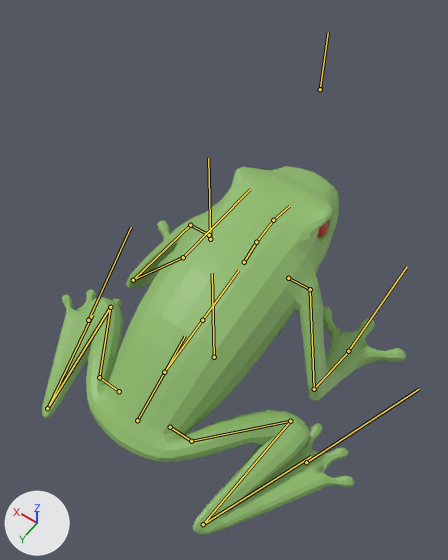
Before and after pictures for a commit that changed the glTF model packages/app/public/models/characters/Frog.glb.
One viewpoint serves both versions: a camera (50 mm lens) standing at (-1.97, 2.59, 5.42) and looking at (0.21, -0.46, 0.62). Arrows for +X, +Y and +Z are at lower left; the lights stay in place. The bones that bend it are drawn over the model as lines.

The first picture shows 'Frog'.
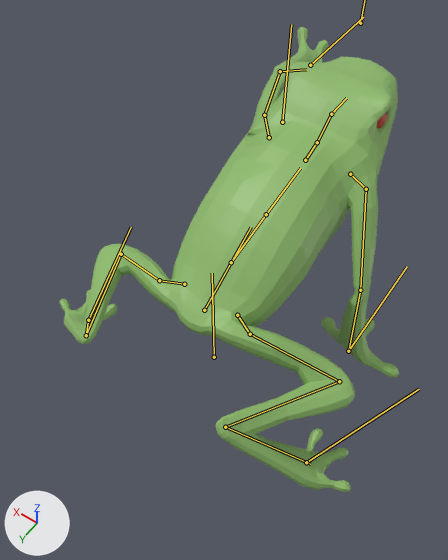
The newer file adds an action. The first version stands in its rest pose; the second is drawn at frame 11 of the action 'Frog_Attack'.

Diff of the bpy script that builds the scene:
```diff
--- a/packages/app/public/models/characters/Frog.glb.py
+++ b/packages/app/public/models/characters/Frog.glb.py
@@ bone_body @@
 bone_body = bpy.data.objects['FrogArmature'].pose.bones['Body']  # child of 'root'
-bone_body.location = (0.0, 0.0, 0.0)
+bone_body.location = (0.0, 0.5, 0.98)
@@ bone_frontleg_l @@
 bone_frontleg_l = bpy.data.objects['FrogArmature'].pose.bones['FrontLeg.L']  # child of 'Body'
-bone_frontleg_l.rotation_quaternion = (1.0, 0.0, 0.0, 0.0)  # degrees (0, 0, 0)
+bone_frontleg_l.rotation_quaternion = (0.643, -0.437, -0.628, -0.028)  # degrees (-108, -56, 68)
@@ bone_frontupleg_l @@
 bone_frontupleg_l = bpy.data.objects['FrogArmature'].pose.bones['FrontUpLeg.L']  # child of 'FrontLeg.L'
-bone_frontupleg_l.rotation_quaternion = (1.0, 0.0, 0.0, 0.0)  # degrees (0, 0, 0)
+bone_frontupleg_l.rotation_quaternion = (0.993, 0.0, 0.0, -0.121)  # degrees (0, 0, -14)
@@ bone_frontlowleg_l @@
 bone_frontlowleg_l = bpy.data.objects['FrogArmature'].pose.bones['FrontLowLeg.L']  # child of 'FrontUpLeg.L'
-bone_frontlowleg_l.rotation_quaternion = (1.0, 0.0, 0.0, 0.0)  # degrees (0, 0, 0)
+bone_frontlowleg_l.rotation_quaternion = (0.65, 0.76, 0.0, 0.0)  # degrees (99, 0, 0)
@@ bone_shoulders @@
 bone_shoulders = bpy.data.objects['FrogArmature'].pose.bones['Shoulders']  # child of 'Body'
-bone_shoulders.rotation_quaternion = (1.0, 0.0, 0.0, 0.0)  # degrees (0, 0, 0)
+bone_shoulders.rotation_quaternion = (1.0, -0.018, 0.001, 0.0)  # degrees (-2, 0, 0)
@@ bone_neck @@
 bone_neck = bpy.data.objects['FrogArmature'].pose.bones['Neck']  # child of 'Shoulders'
-bone_neck.rotation_quaternion = (1.0, 0.0, 0.0, 0.0)  # degrees (0, 0, 0)
+bone_neck.rotation_quaternion = (0.96, 0.278, 0.0, 0.0)  # degrees (32, 0, 0)
@@ bone_head @@
 bone_head = bpy.data.objects['FrogArmature'].pose.bones['Head']  # child of 'Neck'
-bone_head.rotation_quaternion = (1.0, 0.0, 0.0, 0.0)  # degrees (0, 0, 0)
+bone_head.rotation_quaternion = (0.985, -0.147, 0.0, 0.085)  # degrees (-17, 1, 10)
@@ bone_backhip_l @@
 bone_backhip_l = bpy.data.objects['FrogArmature'].pose.bones['BackHip.L']  # child of 'Body'
-bone_backhip_l.rotation_quaternion = (1.0, 0.0, 0.0, 0.0)  # degrees (0, 0, 0)
+bone_backhip_l.rotation_quaternion = (0.953, -0.238, 0.181, -0.046)  # degrees (-30, 19, -11)
@@ bone_backleg_l @@
 bone_backleg_l = bpy.data.objects['FrogArmature'].pose.bones['BackLeg.L']  # child of 'BackHip.L'
-bone_backleg_l.rotation_quaternion = (1.0, 0.0, 0.0, 0.0)  # degrees (0, 0, 0)
+bone_backleg_l.rotation_quaternion = (0.999, 0.0, 0.053, 0.0)  # degrees (0, 6, 0)
@@ bone_backupleg_l @@
 bone_backupleg_l = bpy.data.objects['FrogArmature'].pose.bones['BackUpLeg.L']  # child of 'BackLeg.L'
-bone_backupleg_l.rotation_quaternion = (1.0, 0.0, 0.0, 0.0)  # degrees (0, 0, 0)
+bone_backupleg_l.rotation_quaternion = (0.998, 0.0, 0.0, -0.065)  # degrees (0, 0, -7)
@@ bone_backlowleg_l @@
 bone_backlowleg_l = bpy.data.objects['FrogArmature'].pose.bones['BackLowLeg.L']  # child of 'BackUpLeg.L'
-bone_backlowleg_l.rotation_quaternion = (1.0, 0.0, 0.0, 0.0)  # degrees (0, 0, 0)
+bone_backlowleg_l.rotation_quaternion = (0.978, 0.206, 0.0, 0.0)  # degrees (24, 0, 0)
@@ bone_frontleg_l_001 @@
 bone_frontleg_l_001 = bpy.data.objects['FrogArmature'].pose.bones['FrontLeg.L.001']  # child of 'Body'
-bone_frontleg_l_001.rotation_quaternion = (1.0, 0.0, 0.0, 0.0)  # degrees (0, 0, 0)
+bone_frontleg_l_001.rotation_quaternion = (0.977, -0.2, 0.07, 0.005)  # degrees (-23, 8, -1)
@@ bone_frontupleg_r @@
 bone_frontupleg_r = bpy.data.objects['FrogArmature'].pose.bones['FrontUpLeg.R']  # child of 'FrontLeg.L.001'
-bone_frontupleg_r.rotation_quaternion = (1.0, 0.0, 0.0, 0.0)  # degrees (0, 0, 0)
+bone_frontupleg_r.rotation_quaternion = (0.996, 0.0, 0.0, 0.086)  # degrees (0, 0, 10)
@@ bone_frontlowleg_r @@
 bone_frontlowleg_r = bpy.data.objects['FrogArmature'].pose.bones['FrontLowLeg.R']  # child of 'FrontUpLeg.R'
-bone_frontlowleg_r.rotation_quaternion = (1.0, 0.0, 0.0, 0.0)  # degrees (0, 0, 0)
+bone_frontlowleg_r.rotation_quaternion = (0.797, 0.604, 0.0, 0.0)  # degrees (74, 0, 0)
@@ bone_backhip_r @@
 bone_backhip_r = bpy.data.objects['FrogArmature'].pose.bones['BackHip.R']  # child of 'Body'
-bone_backhip_r.rotation_quaternion = (1.0, 0.0, 0.0, 0.0)  # degrees (0, 0, 0)
+bone_backhip_r.rotation_quaternion = (0.954, -0.236, -0.178, 0.044)  # degrees (-29, -19, 10)
@@ bone_backleg_r @@
 bone_backleg_r = bpy.data.objects['FrogArmature'].pose.bones['BackLeg.R']  # child of 'BackHip.R'
-bone_backleg_r.rotation_quaternion = (1.0, 0.0, 0.0, 0.0)  # degrees (0, 0, 0)
+bone_backleg_r.rotation_quaternion = (0.999, 0.0, -0.053, 0.0)  # degrees (0, -6, 0)
@@ bone_backupleg_r @@
 bone_backupleg_r = bpy.data.objects['FrogArmature'].pose.bones['BackUpLeg.R']  # child of 'BackLeg.R'
-bone_backupleg_r.rotation_quaternion = (1.0, 0.0, 0.0, 0.0)  # degrees (0, 0, 0)
+bone_backupleg_r.rotation_quaternion = (0.998, 0.0, 0.0, 0.064)  # degrees (0, 0, 7)
@@ bone_backlowleg_r @@
 bone_backlowleg_r = bpy.data.objects['FrogArmature'].pose.bones['BackLowLeg.R']  # child of 'BackUpLeg.R'
-bone_backlowleg_r.rotation_quaternion = (1.0, 0.0, 0.0, 0.0)  # degrees (0, 0, 0)
+bone_backlowleg_r.rotation_quaternion = (0.978, 0.21, 0.0, 0.0)  # degrees (24, 0, 0)
@@ bone_frontfoot_l @@
 bone_frontfoot_l = bpy.data.objects['FrogArmature'].pose.bones['FrontFoot.L']  # child of 'root'
-bone_frontfoot_l.location = (0.0, 0.0, 0.0)
+bone_frontfoot_l.location = (0.0, 2.61, -1.09)
```

Location of each change, (x1, y1, x2, y2) in pixels of the pictures (448 x 560 px):
'Frog', posed (7% narrower, 26% taller)
    before: (42, 166, 406, 534)
    after: (59, 27, 399, 492)
bone 'Body', root to tip
    before: (210, 239) to (208, 158)
    after: (282, 122) to (291, 24)
bone 'FrontLeg.L', root to tip
    before: (209, 235) to (190, 225)
    after: (269, 137) to (264, 115)
bone 'FrontUpLeg.L', root to tip
    before: (190, 225) to (133, 280)
    after: (264, 115) to (280, 71)
bone 'FrontLowLeg.L', root to tip
    before: (133, 280) to (183, 257)
    after: (280, 71) to (306, 69)
bone 'Shoulders', root to tip
    before: (244, 262) to (256, 242)
    after: (305, 160) to (317, 142)
bone 'Neck', root to tip
    before: (256, 242) to (273, 220)
    after: (317, 142) to (331, 114)
bone 'Head', root to tip
    before: (273, 220) to (289, 206)
    after: (331, 114) to (346, 98)
bone 'BackHip.L', root to tip
    before: (119, 391) to (99, 377)
    after: (184, 284) to (159, 280)
bone 'BackLeg.L', root to tip
    before: (99, 377) to (110, 307)
    after: (159, 280) to (121, 254)
bone 'BackUpLeg.L', root to tip
    before: (110, 307) to (47, 408)
    after: (121, 254) to (86, 335)
bone 'BackLowLeg.L', root to tip
    before: (47, 408) to (92, 315)
    after: (86, 335) to (88, 319)
bone 'FrontLeg.L.001', root to tip
    before: (288, 278) to (310, 289)
    after: (350, 174) to (366, 189)
bone 'FrontUpLeg.R', root to tip
    before: (310, 289) to (314, 389)
    after: (366, 189) to (360, 290)
bone 'FrontLowLeg.R', root to tip
    before: (314, 389) to (349, 350)
    after: (360, 290) to (348, 351)
bone 'BackHip.R', root to tip
    before: (170, 427) to (191, 441)
    after: (237, 315) to (250, 334)
bone 'BackLeg.R', root to tip
    before: (191, 441) to (290, 421)
    after: (250, 334) to (339, 381)
bone 'BackUpLeg.R', root to tip
    before: (290, 421) to (203, 524)
    after: (339, 381) to (225, 427)
bone 'BackLowLeg.R', root to tip
    before: (203, 524) to (311, 456)
    after: (225, 427) to (310, 464)
bone 'FrontFoot.L', root to tip
    before: (183, 257) to (250, 189)
    after: (310, 65) to (363, 17)
